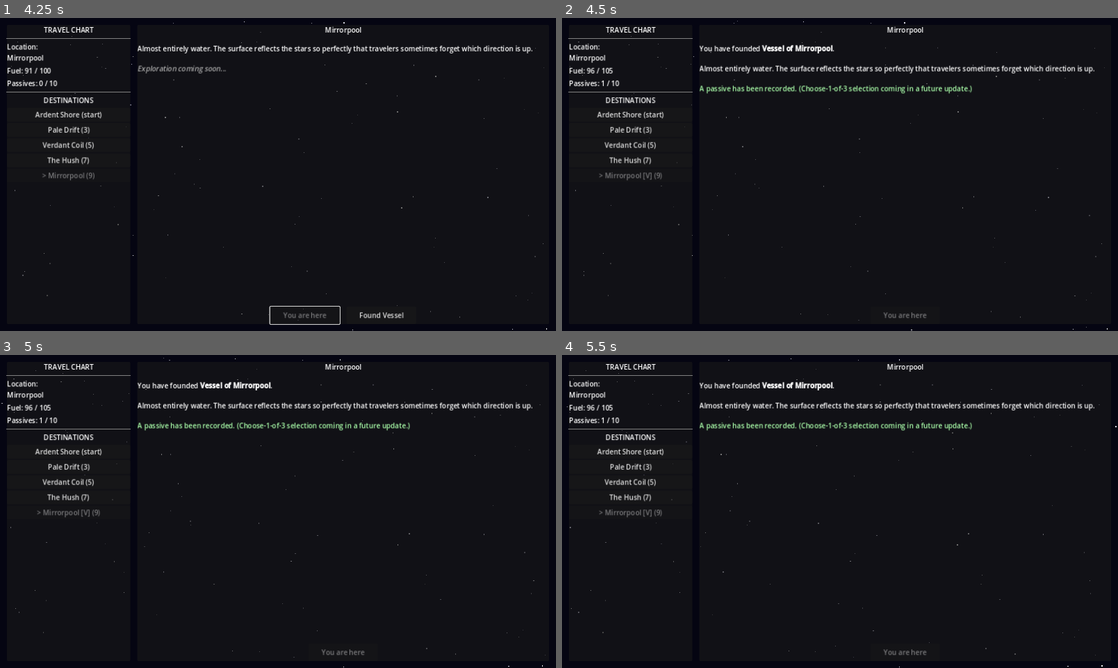
Above: before the commit, frames 1-4 (two rows, left to right).
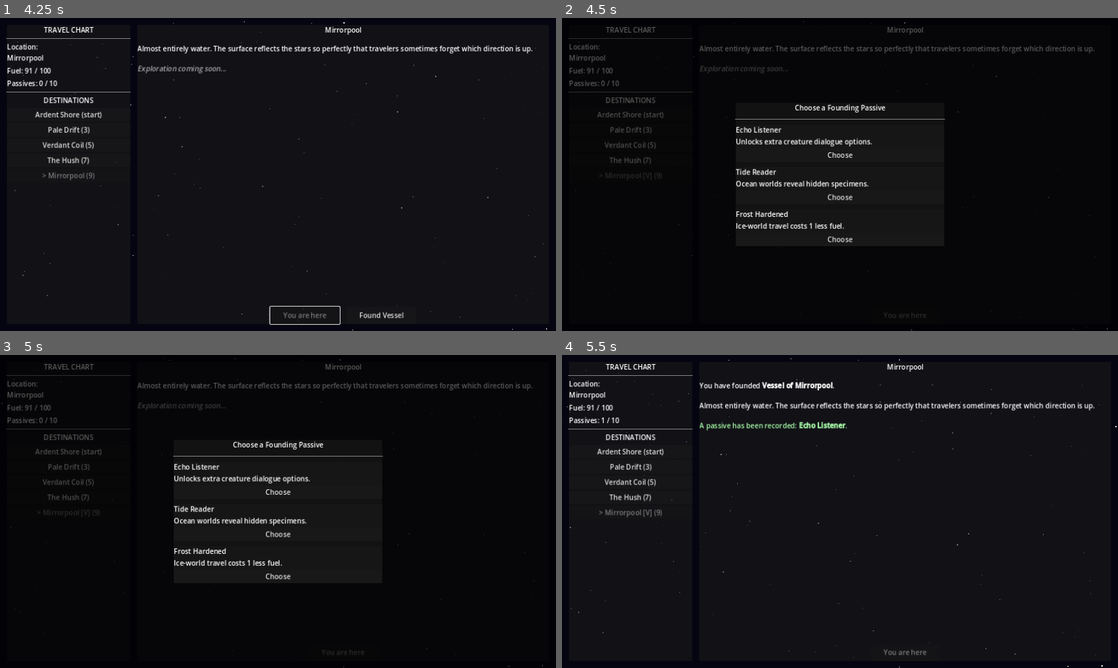
Above: after the commit, the same moments.

Repository: ColdTie/Metanoia-Vessel-2D
Game: Godot game, scene res://scenes/travel/travel_screen.tscn
Two runs of this game, one before a commit and one after it. Both use one fixed random seed, a clock stepped at 60 frames per second and the inputs below.
Inputs (mouse positions are in pixels of both pictures, inside the frame that each line leads up to):
- Up to frame 1 (4.25 s): click "Pale Drift (3)" at 0.5 s; click "Verdant Coil (5)" at 1.25 s; click "The Hush (7)" at 2 s; click "Mirrorpool (9)" at 2.75 s; click "Depart (9 fuel)" at 3.5 s
- Up to frame 2 (4.5 s): click "Found Vessel" at 4.25 s
- Up to frame 3 (5 s): no input
- Up to frame 4 (5.5 s): click (840, 492) at 5 s, where only the run after the commit has a clickable "Choose"

Frame 1 is identical in both runs. In frame 2, 5.4% of the frame differs, in the area x 1-99%, y 0-100%; in frame 3, 5.4%; in frame 4, 0.4%.

Commit message:
Add choose-1-of-3 passive select on settling
Settling a world now shows a modal with 3 random passives drawn from
GameState.PASSIVE_ROSTER (excluding ones already owned) instead of
always granting a hardcoded Founding Bonus. GameState.get_passive_choices()
does the draw; scenes/ui/passive_select.tscn renders the picker.

Only Founding Bonus's +5 max fuel effect is wired into gameplay so far;
the other five roster entries are recorded on pick but their mechanical
effects remain TODO, same as before this change.

Co-Authored-By: Claude Sonnet 5 <noreply@anthropic.com>
Claude-Session: https://claude.ai/code/session_01D9nf2ddrJ8tbQG4FnGP2Lp

Diff:
--- /dev/null
+++ b/scenes/ui/passive_select.tscn
@@ -0,0 +1,6 @@
+[gd_scene load_steps=2 format=3 uid="uid://cpassiveselect01"]
+
+[ext_resource type="Script" path="res://scripts/ui/passive_select.gd" id="1_passive"]
+
+[node name="PassiveSelect" type="Control"]
+script = ExtResource("1_passive")
--- a/scripts/autoloads/game_state.gd
+++ b/scripts/autoloads/game_state.gd
@@ -3,6 +3,18 @@
 # Singleton: all mutable game state. Access via GameState.x anywhere.
 
 const MAX_PASSIVES := 10  # Reaching this triggers void unlock check
+
+# Settling reward pool — the source of choose-1-of-3 draws.
+# Mechanical effects beyond founding_bonus are mostly unimplemented; recording
+# the passive here is the reward for now (see design/systems.md).
+const PASSIVE_ROSTER: Array = [
+	{"id": "founding_bonus", "name": "Founding Bonus", "desc": "The act of founding grants clarity. +5 max fuel."},
+	{"id": "root_knowledge", "name": "Root Knowledge", "desc": "Jungle worlds yield extra specimens."},
+	{"id": "echo_listener", "name": "Echo Listener", "desc": "Unlocks extra creature dialogue options."},
+	{"id": "frost_hardened", "name": "Frost Hardened", "desc": "Ice-world travel costs 1 less fuel."},
+	{"id": "tide_reader", "name": "Tide Reader", "desc": "Ocean worlds reveal hidden specimens."},
+	{"id": "dust_walker", "name": "Dust Walker", "desc": "Desert worlds never trigger forced combat."},
+]
 
 var current_world: String = "Ardent Shore"
 var passives: Array = []          # Array of {id, name, desc, source}
@@ -111,6 +123,18 @@
 	return true
 
 
+func get_passive_choices(n: int = 3) -> Array:
+	var owned_ids: Array = []
+	for p in passives:
+		owned_ids.append(p.get("id", ""))
+	var available: Array = []
+	for entry in PASSIVE_ROSTER:
+		if not owned_ids.has(entry["id"]):
+			available.append(entry)
+	available.shuffle()
+	return available.slice(0, min(n, available.size()))
+
+
 func add_passive(passive: Dictionary) -> void:
 	passives.append(passive)
 	passive_gained.emit(passive)
--- a/scripts/travel/travel_screen.gd
+++ b/scripts/travel/travel_screen.gd
@@ -7,6 +7,7 @@
 const STAR_SPEEDS: Array = [12.0, 28.0, 55.0]
 const STAR_COUNTS: Array = [120, 70, 35]
 const STAR_SPAN_W: float = 2560.0   # double viewport width for seamless wrap
+const PassiveSelectScene := preload("res://scenes/ui/passive_select.tscn")
 
 var _star_layers: Array = []
 var _star_root: Node2D
@@ -20,6 +21,7 @@
 var _world_desc_label: RichTextLabel
 var _depart_button: Button
 var _settle_button: Button
+var _ui_root: Control
 
 var _selected_world_id: String = ""
 
@@ -96,6 +98,7 @@
 	root.name = "UIRoot"
 	root.set_anchors_and_offsets_preset(Control.PRESET_FULL_RECT)
 	canvas.add_child(root)
+	_ui_root = root
 
 	_build_left_panel(root)
 	_build_right_panel(root)
@@ -290,25 +293,42 @@
 	world["settled"] = true
 	world["vessel_name"] = "Vessel of " + world["name"]
 
-	# Grant the founding passive (choose-1-of-3 UI is TODO)
-	GameState.add_passive({
-		"id": "founding_bonus",
-		"name": "Founding Bonus",
-		"desc": "The act of founding grants clarity. +5 max fuel.",
-		"source": world["name"],
-	})
-	GameState.max_fuel += 5
-	GameState.refuel(5)
-
 	_settle_button.visible = false
 	_populate_destinations()
+
+	var choices := GameState.get_passive_choices(3)
+	if choices.is_empty():
+		_finish_settle(world, {})
+		return
+
+	var popup := PassiveSelectScene.instantiate()
+	popup.choices = choices
+	popup.passive_chosen.connect(func(chosen: Dictionary): _finish_settle(world, chosen))
+	_ui_root.add_child(popup)
+
+
+func _finish_settle(world: Dictionary, chosen: Dictionary) -> void:
+	var passive_note: String
+	if chosen.is_empty():
+		passive_note = "No new passives were available to grant."
+	else:
+		GameState.add_passive({
+			"id": chosen["id"],
+			"name": chosen["name"],
+			"desc": chosen["desc"],
+			"source": world["name"],
+		})
+		if chosen["id"] == "founding_bonus":
+			GameState.max_fuel += 5
+			GameState.refuel(5)
+		passive_note = "A passive has been recorded: [b]%s[/b]." % chosen["name"]
+
 	_refresh_status()
 
 	_world_desc_label.text = \
 		"You have founded [b]" + world["vessel_name"] + "[/b].\n\n" \
 		+ world.get("description", "") \
-		+ "\n\n[color=#aaffaa]A passive has been recorded. " \
-		+ "(Choose-1-of-3 selection coming in a future update.)[/color]"
+		+ "\n\n[color=#aaffaa]" + passive_note + "[/color]"
 
 	SaveLoad.save_game()
 
--- /dev/null
+++ b/scripts/ui/passive_select.gd
@@ -0,0 +1,70 @@
+extends Control
+
+# Modal choose-1-of-3 popup shown when founding a Vessel.
+# Caller sets `choices` before adding this to the tree, then listens for
+# `passive_chosen`. The popup frees itself once a choice is made.
+
+signal passive_chosen(passive: Dictionary)
+
+var choices: Array = []
+
+
+func _ready() -> void:
+	set_anchors_and_offsets_preset(Control.PRESET_FULL_RECT)
+	mouse_filter = Control.MOUSE_FILTER_STOP
+	_build()
+
+
+func _build() -> void:
+	var dim := ColorRect.new()
+	dim.set_anchors_and_offsets_preset(Control.PRESET_FULL_RECT)
+	dim.color = Color(0, 0, 0, 0.65)
+	add_child(dim)
+
+	var center := CenterContainer.new()
+	center.set_anchors_and_offsets_preset(Control.PRESET_FULL_RECT)
+	add_child(center)
+
+	var panel := PanelContainer.new()
+	panel.custom_minimum_size = Vector2(480.0, 0.0)
+	center.add_child(panel)
+
+	var vbox := VBoxContainer.new()
+	vbox.add_theme_constant_override("separation", 12)
+	panel.add_child(vbox)
+
+	var title := Label.new()
+	title.text = "Choose a Founding Passive"
+	title.horizontal_alignment = HORIZONTAL_ALIGNMENT_CENTER
+	vbox.add_child(title)
+	vbox.add_child(HSeparator.new())
+
+	for choice in choices:
+		vbox.add_child(_build_choice_entry(choice))
+
+
+func _build_choice_entry(choice: Dictionary) -> Control:
+	var entry := PanelContainer.new()
+
+	var inner := VBoxContainer.new()
+	inner.add_theme_constant_override("separation", 4)
+	entry.add_child(inner)
+
+	var name_label := Label.new()
+	name_label.text = choice.get("name", "")
+	inner.add_child(name_label)
+
+	var desc_label := Label.new()
+	desc_label.text = choice.get("desc", "")
+	desc_label.autowrap_mode = TextServer.AUTOWRAP_WORD_SMART
+	inner.add_child(desc_label)
+
+	var btn := Button.new()
+	btn.text = "Choose"
+	btn.pressed.connect(func():
+		passive_chosen.emit(choice)
+		queue_free()
+	)
+	inner.add_child(btn)
+
+	return entry
Not shown, changed: design/content-log.md
Not shown, changed: design/systems.md
